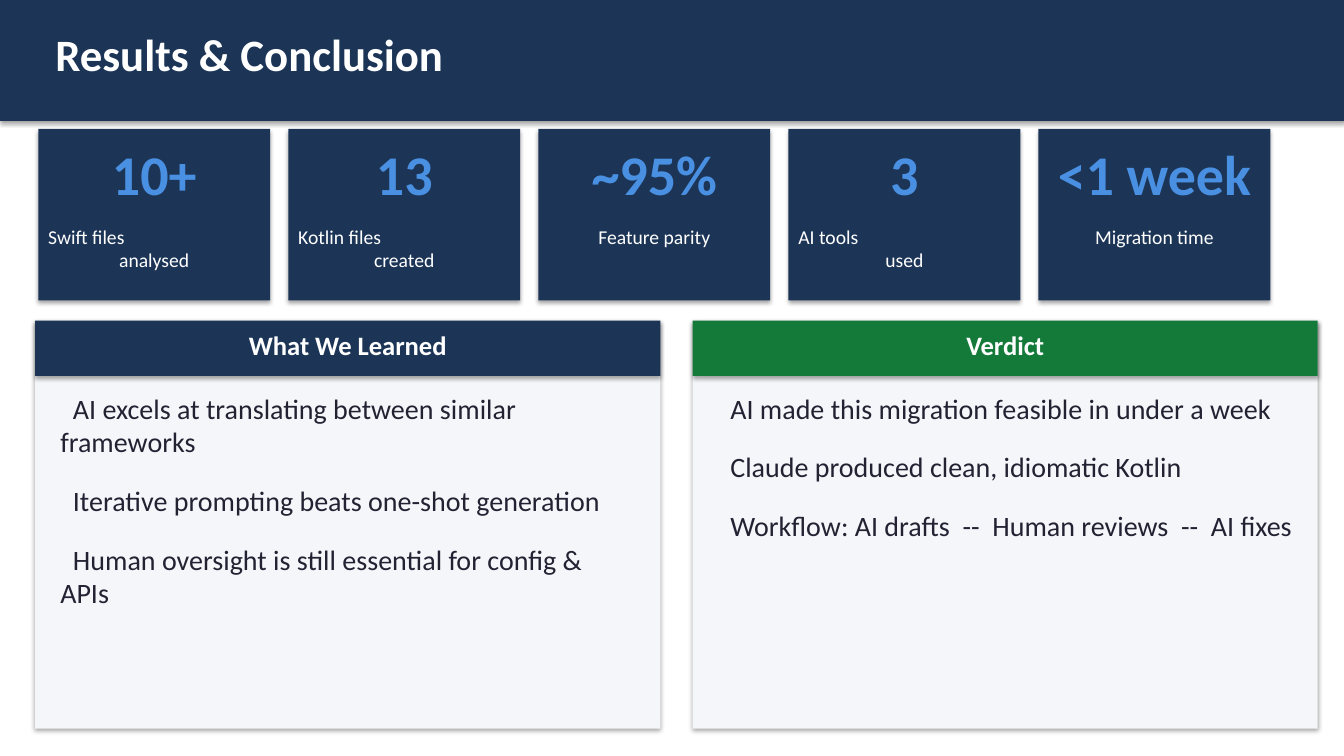
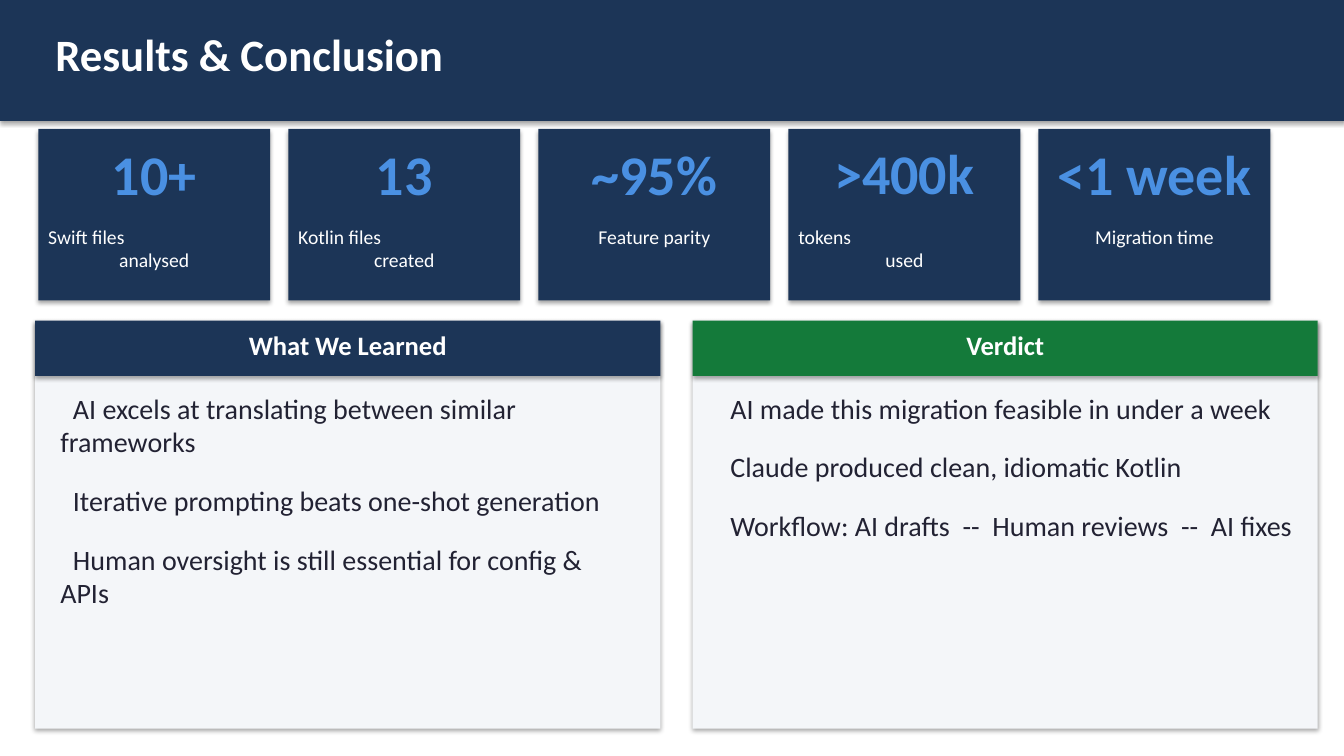
Before and after one commit to kis4-2026ss/projekt-bb-g1-toth-aichinger, a slide deck: slide 13 of docs/WeatheryApp_Presentation.pptx (slide 12 before the commit). Drawn at 1344x756 pixels with LibreOffice and Linux fonts; fonts in the diff are those of the drawing. Boxes give left, top, right and bottom in pixels: in the first picture for what was removed or moved away, otherwise in the second. Text is boxed around its words. In the diff, an @@ line names an element or a change of style, - is before the commit and + after.

```diff
--- a/docs/WeatheryApp_Presentation.pptx
+++ b/docs/WeatheryApp_Presentation.pptx
@@ text at <box>834,154,974,195</box>: text changed @@
-3
+>400k
@@ text at <box>798,230,923,267</box>: text changed @@
-AI tools
-used
+tokens
+used
```
Also in this commit, not shown: 1 other slide changed.
